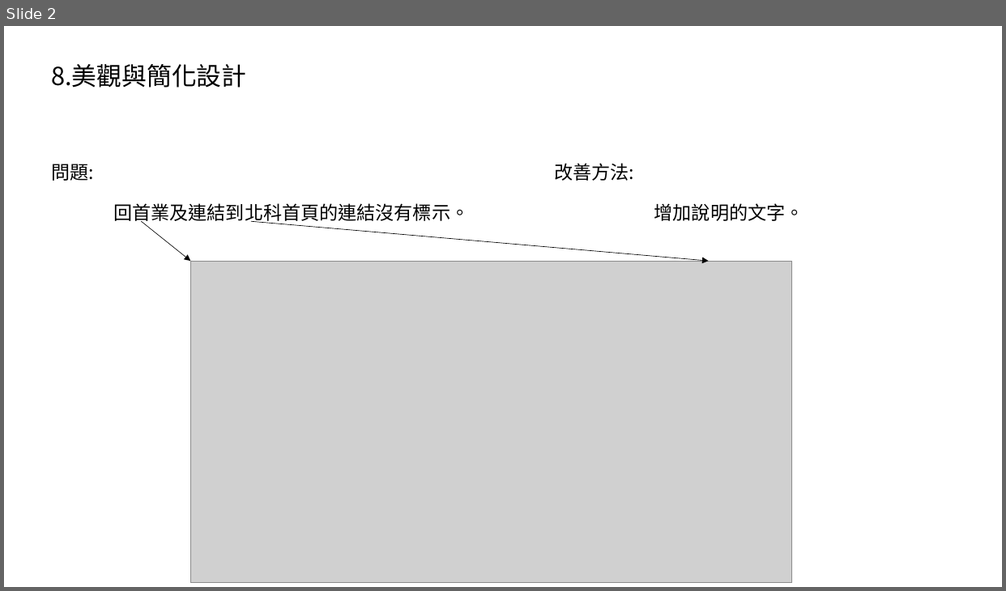
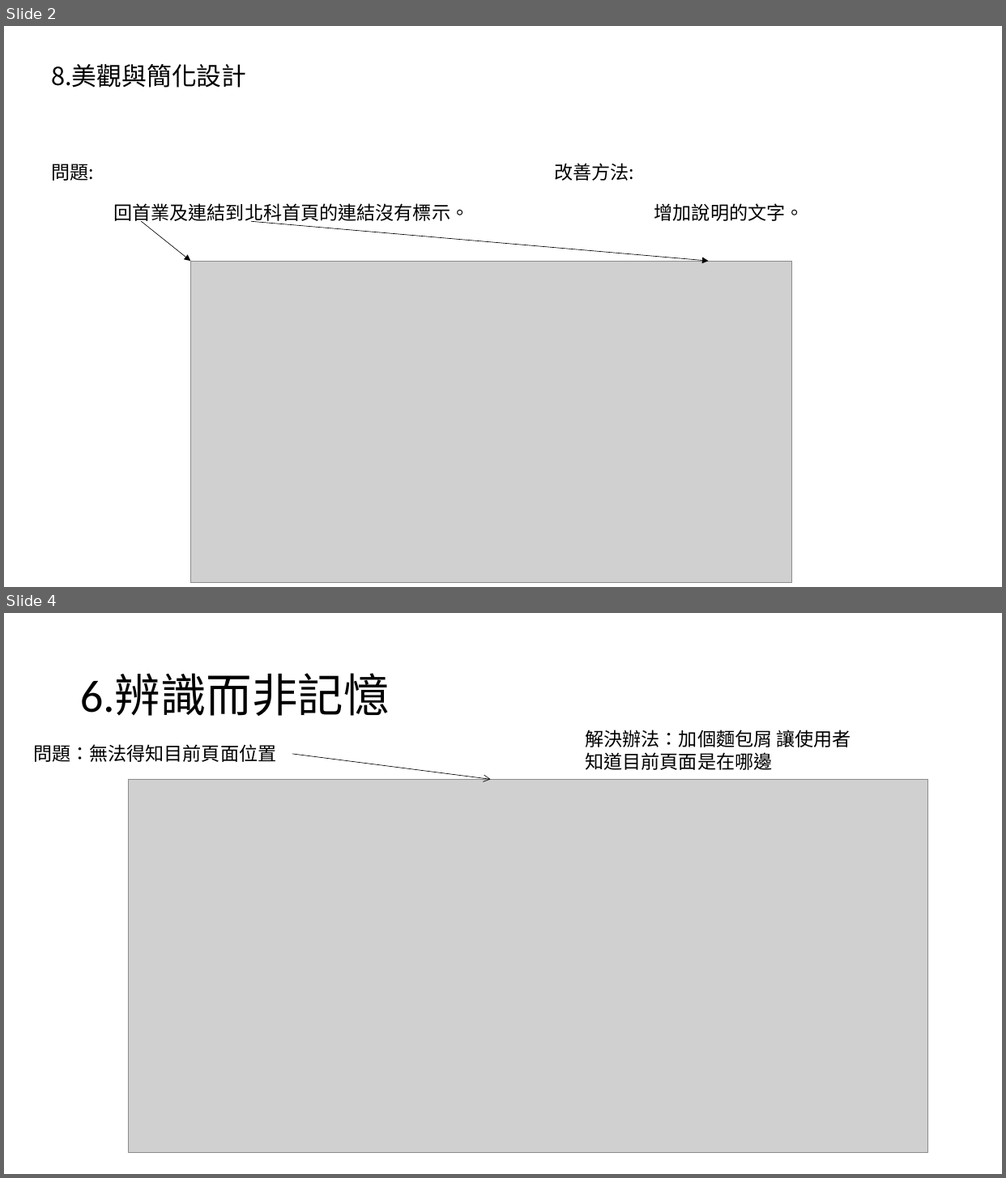
Before and after one commit to 105590015/105590015.github.io, a slide deck: 十大易用性檢討.pptx. Shown one above the other, each under a label of ours: slide 2 before the commit, slides 2 and 4 after it; the slides between them are not shown. The pictures are 1006x591 and 1006x1178 pixels, drawn with LibreOffice and Linux fonts; fonts in the diff are those of the drawing; grey boxes stand for pictures. Boxes give left, top, right and bottom in pixels: in the first picture for what was removed or moved away, otherwise in the second. Text is boxed around its words. In the diff, an @@ line names an element or a change of style, - is before the commit and + after.

```diff
--- a/十大易用性檢討.pptx
+++ b/十大易用性檢討.pptx
@@ slide 4 added at box(4, 613, 1002, 1174), background #FFFFFF @@
@@ title added at box(80, 673, 390, 716), 44 pt, text #000000 @@
+6.辨識而非記憶
@@ text added at box(585, 730, 851, 770), 18 pt, text #000000 @@
+解決辦法：加個麵包屑 讓使用者知道目前頁面是在哪邊
@@ text added at box(33, 744, 276, 762), 18 pt, text #000000 @@
+問題：無法得知目前頁面位置
@@ arrow added from (292, 754) to (491, 779), #000000 0.5 pt @@
@@ picture added at box(129, 779, 928, 1152) @@
```
Also in this commit, not shown: 1 other slide added.
